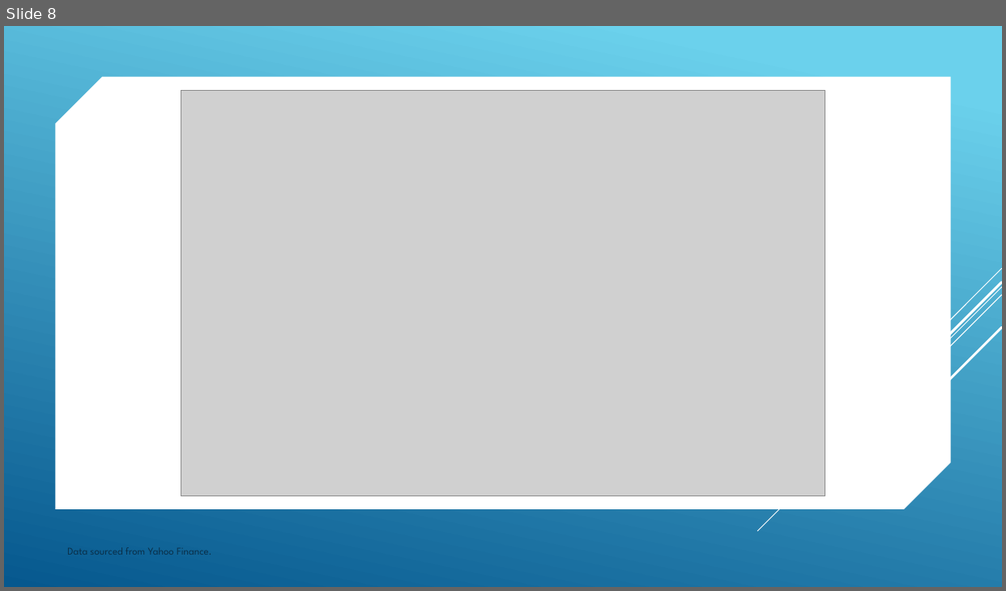
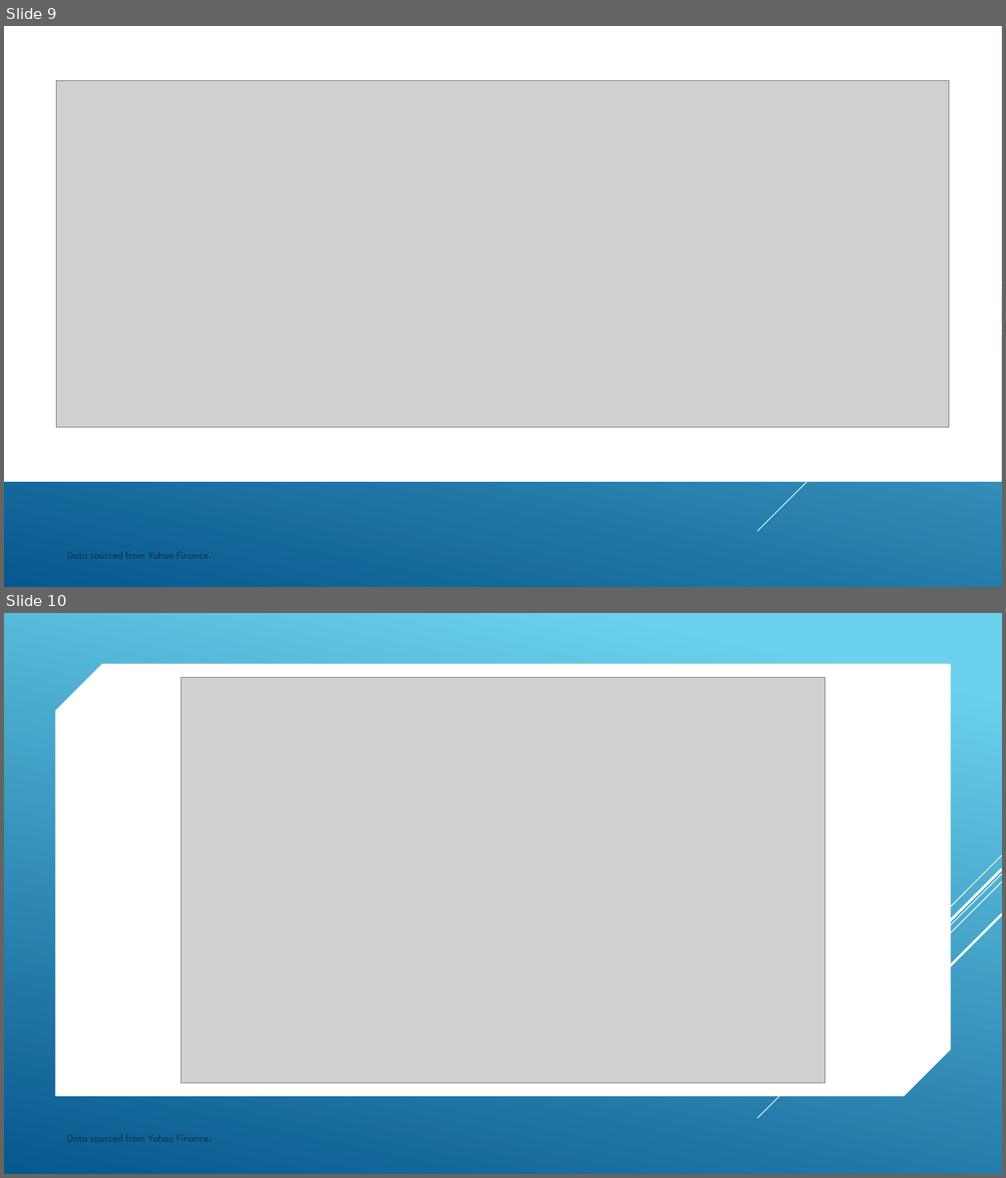
Before and after one commit to danawoodruff/Car-Sales-Analysis, a slide deck: StockPowerPointSlideMockup.pptx. Shown one above the other, each under a label of ours: slide 8 before the commit, slides 9 and 10 after it. The pictures are 1006x591 and 1006x1178 pixels, drawn with LibreOffice and Linux fonts; fonts in the diff are those of the drawing; grey boxes stand for pictures. Boxes give left, top, right and bottom in pixels: in the first picture for what was removed or moved away, otherwise in the second. Text is boxed around its words. In the diff, an @@ line names an element or a change of style, - is before the commit and + after.

```diff
--- a/StockPowerPointSlideMockup.pptx
+++ b/StockPowerPointSlideMockup.pptx
@@ slide 9 added at <box>4,26,1002,587</box>, background gradient #6ED2EB to #06588E @@
@@ snip rect added at <box>4,26,1002,482</box>, fill #FFFFFF @@
@@ picture added at <box>56,80,948,426</box> @@
@@ group added at <box>758,268,1002,531</box>: 5 lines @@
@@ text added at <box>67,552,212,559</box>, 10 pt, text #0A304A @@
+Data sourced from Yahoo Finance.
@@ what was slide 8 is now slide 10 @@
```
Also in this commit, not shown: 2 other slides added, 3 other files.
